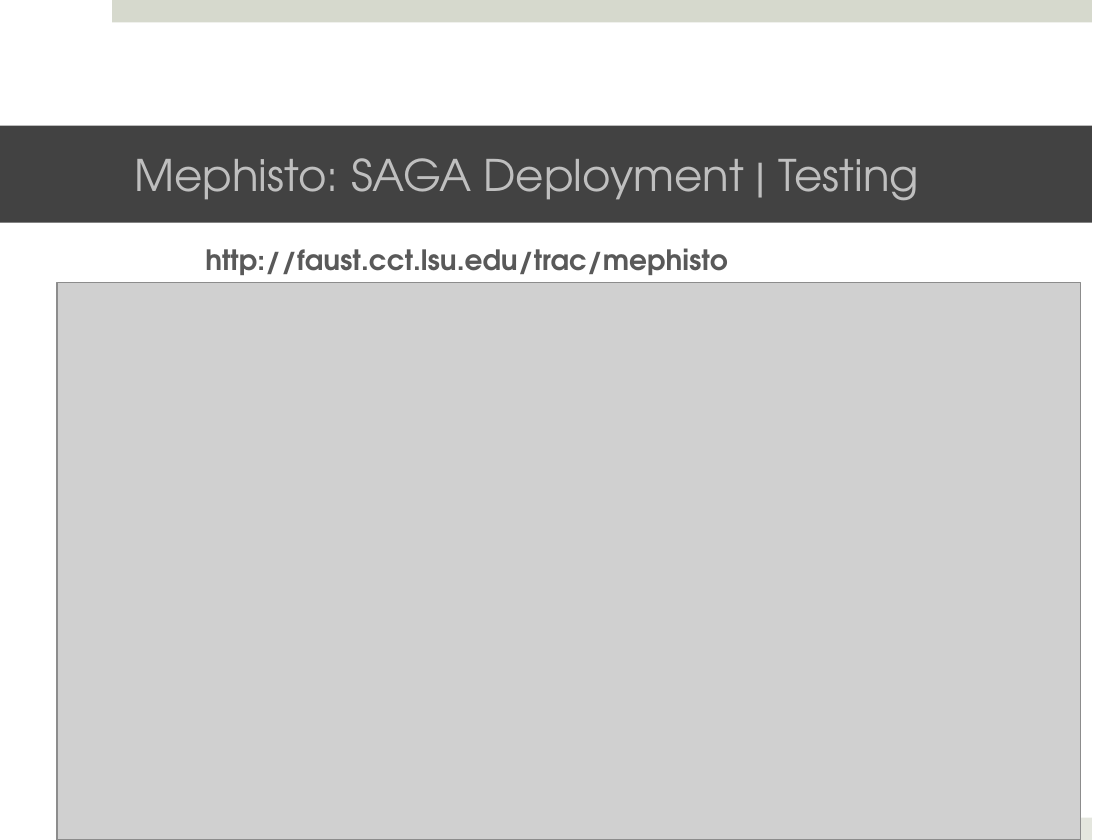
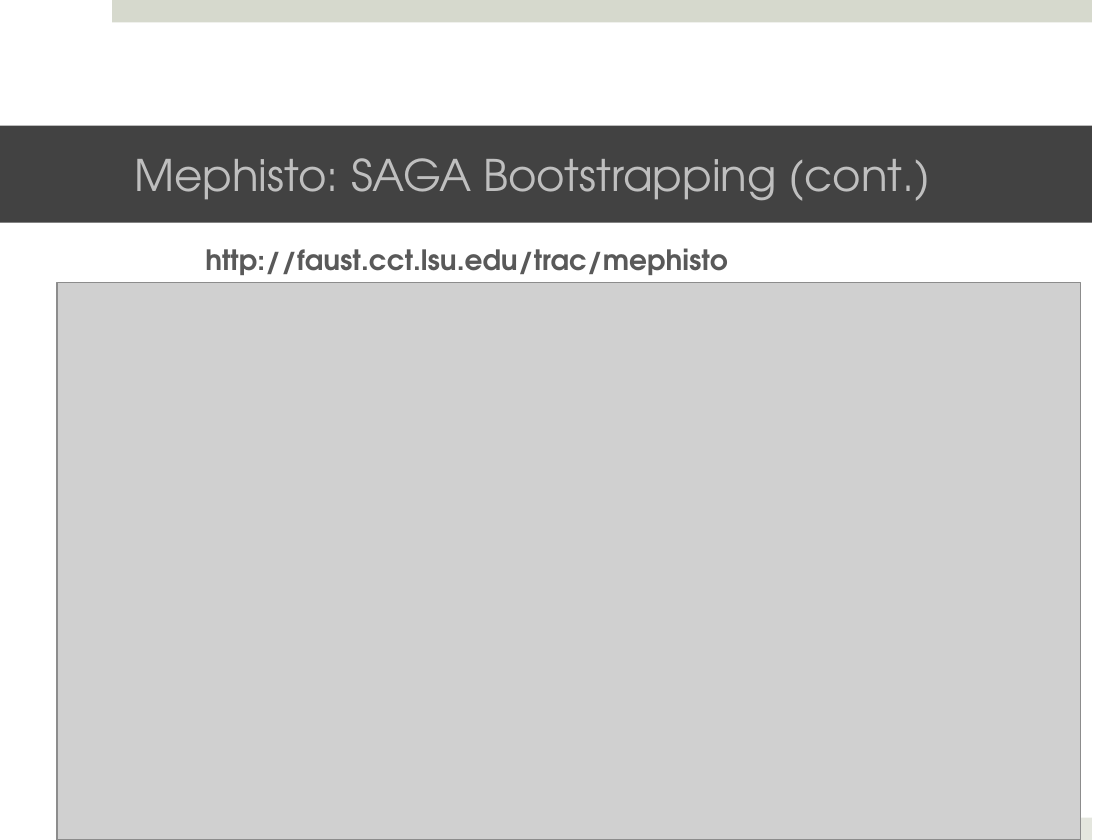
Before and after one commit to saga-project/saga-cpp-legacy-projects, a slide deck: slide 10 of tutorial/general_tutorial/Installation.pptx (slide 7 before the commit). Drawn at 1120x840 pixels with LibreOffice and Linux fonts; fonts in the diff are those of the drawing; grey boxes stand for pictures; background and template pictures are left out. Boxes give left, top, right and bottom in pixels: in the first picture for what was removed or moved away, otherwise in the second. Text is boxed around its words. In the diff, an @@ line names an element or a change of style, - is before the commit and + after.

```diff
--- a/tutorial/general_tutorial/Installation.pptx
+++ b/tutorial/general_tutorial/Installation.pptx
@@ title at [134,158,931,201]: text changed @@
-Mephisto: SAGA Deployment | Testing
+Mephisto: SAGA Bootstrapping (cont.)
```
Also in this commit, not shown: 3 other slides changed, 6 slides added, 9 slides removed.
